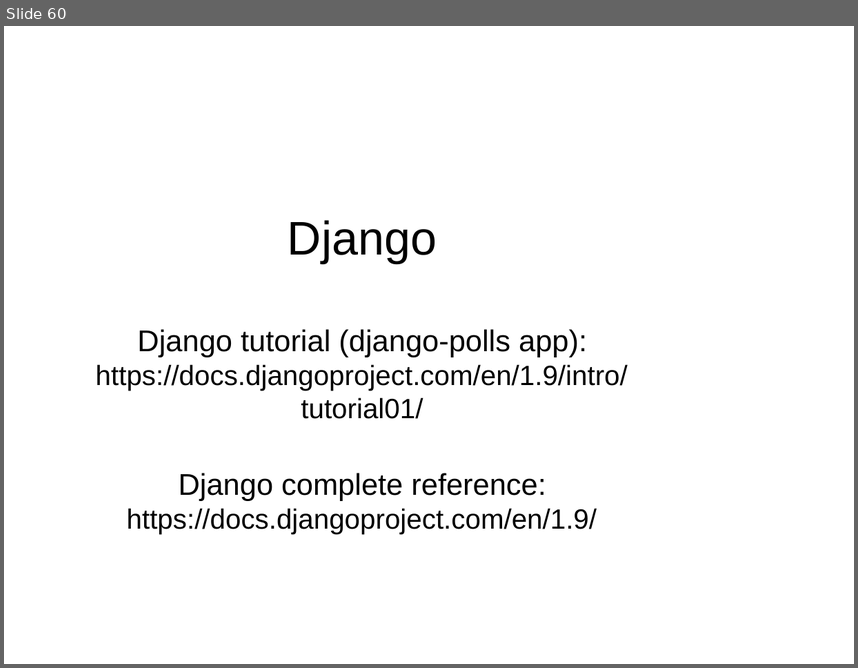
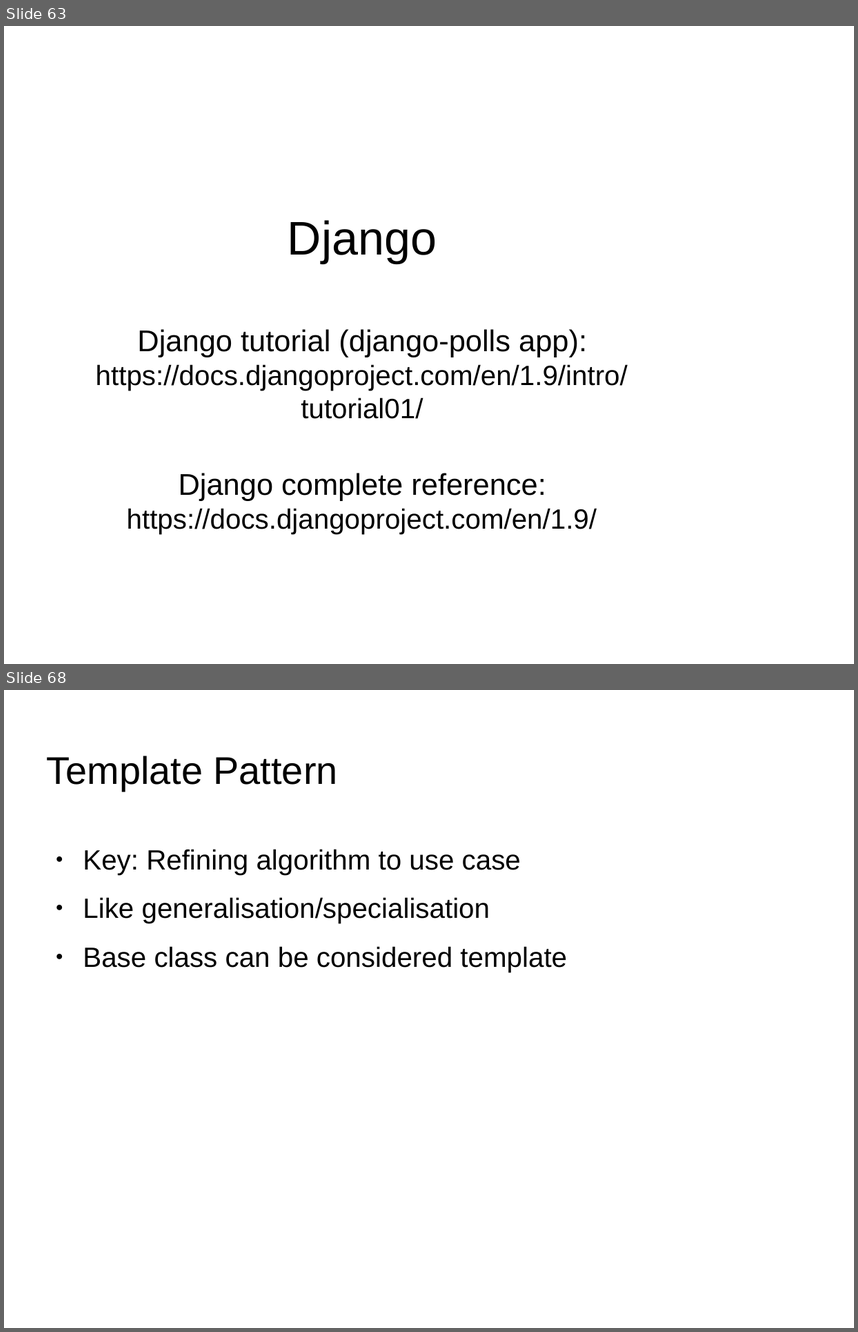
Before and after one commit to shikha-desai/Internship_PreWork, a slide deck: Python/Python_Notes.odp. Shown one above the other, each under a label of ours: slide 60 before the commit, slides 63 and 68 after it; the slides between them are not shown. The pictures are 858x668 and 858x1332 pixels, drawn with LibreOffice and Linux fonts; fonts in the diff are those of the drawing; background and template pictures are left out. Boxes give left, top, right and bottom in pixels: in the first picture for what was removed or moved away, otherwise in the second. Text is boxed around its words. In the diff, an @@ line names an element or a change of style, - is before the commit and + after.

Commit message:
Added few design patterns to python

```diff
--- a/Python/Python_Notes.odp
+++ b/Python/Python_Notes.odp
@@ slide 68 added at (4, 690, 854, 1328), background picture (left out) @@
@@ title added at (47, 756, 338, 791), 36 pt, text #000000 @@
+Template Pattern
@@ text added at (83, 849, 567, 972), 26 pt, text #000000 @@
+● Key: Refining algorithm to use case
+● Like generalisation/specialisation
+● Base class can be considered template
@@ what was slide 60 is now slide 63 @@
```
Also in this commit, not shown: 12 other slides added.
